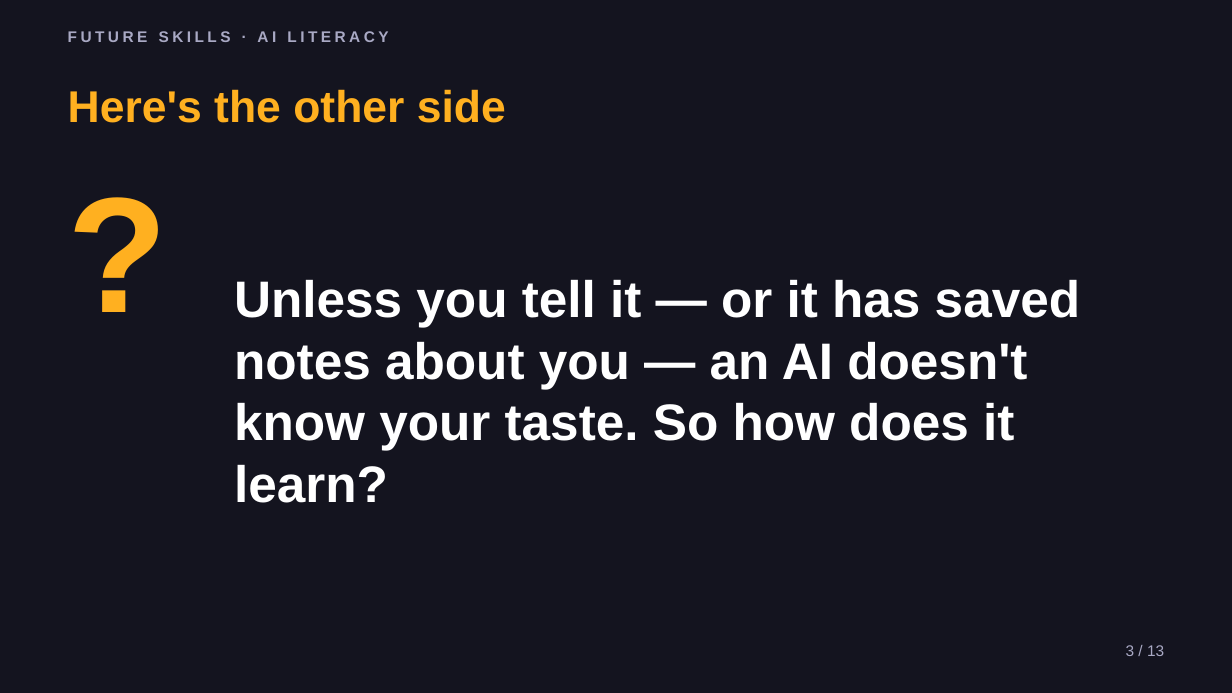
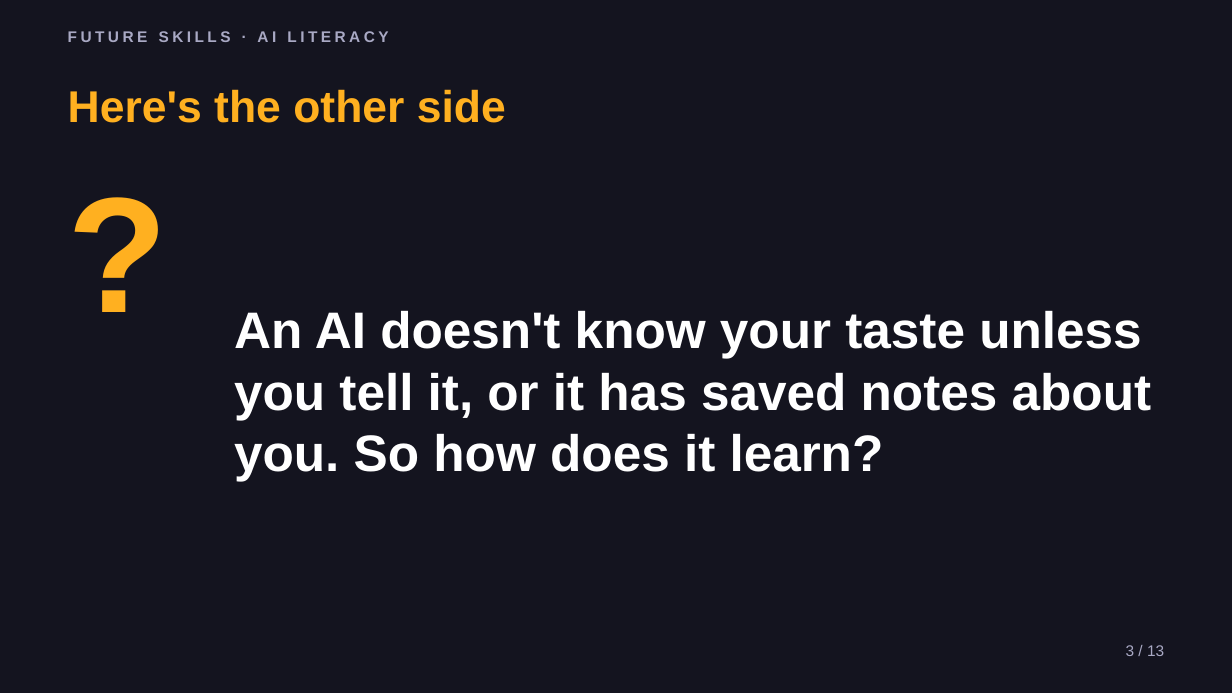
Before and after one commit to phiunit/tptphi, a slide deck: slide 3 of products/ai-taste-file/dist/Teach AI Your Taste - Slides.pptx. Drawn at 1232x693 pixels with LibreOffice and Linux fonts; fonts in the diff are those of the drawing. Boxes give left, top, right and bottom in pixels: in the first picture for what was removed or moved away, otherwise in the second. Text is boxed around its words. In the diff, an @@ line names an element or a change of style, - is before the commit and + after.

```diff
--- a/products/ai-taste-file/dist/Teach AI Your Taste - Slides.pptx
+++ b/products/ai-taste-file/dist/Teach AI Your Taste - Slides.pptx
@@ text at bbox=[234, 310, 1152, 481]: text changed @@
-Unless you tell it — or it has saved notes about you — an AI doesn't know your taste. So how does it learn?
+An AI doesn't know your taste unless you tell it, or it has saved notes about you. So how does it learn?
```
Also in this commit, not shown: 7 other slides changed, 31 other files.
